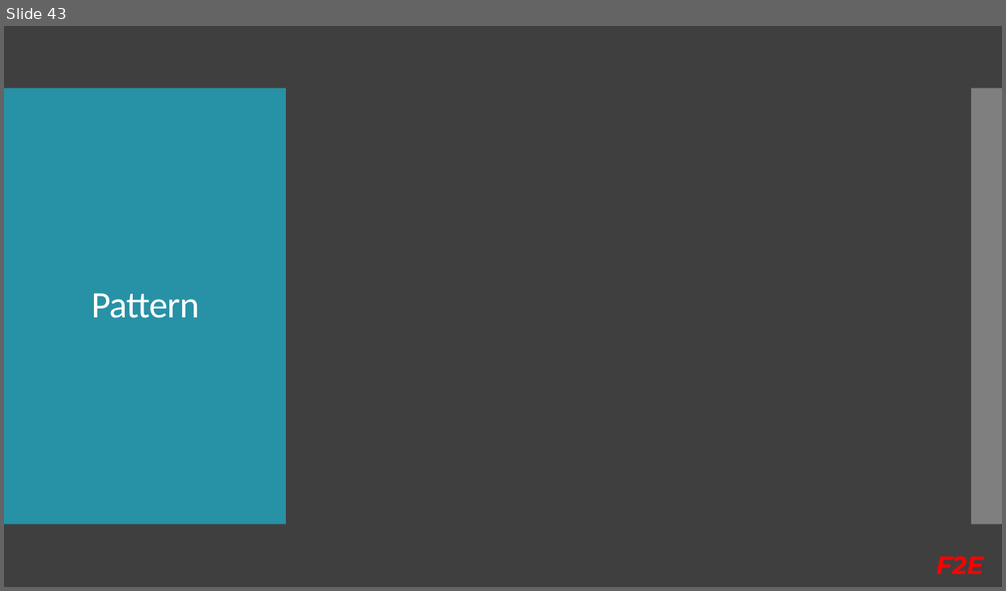
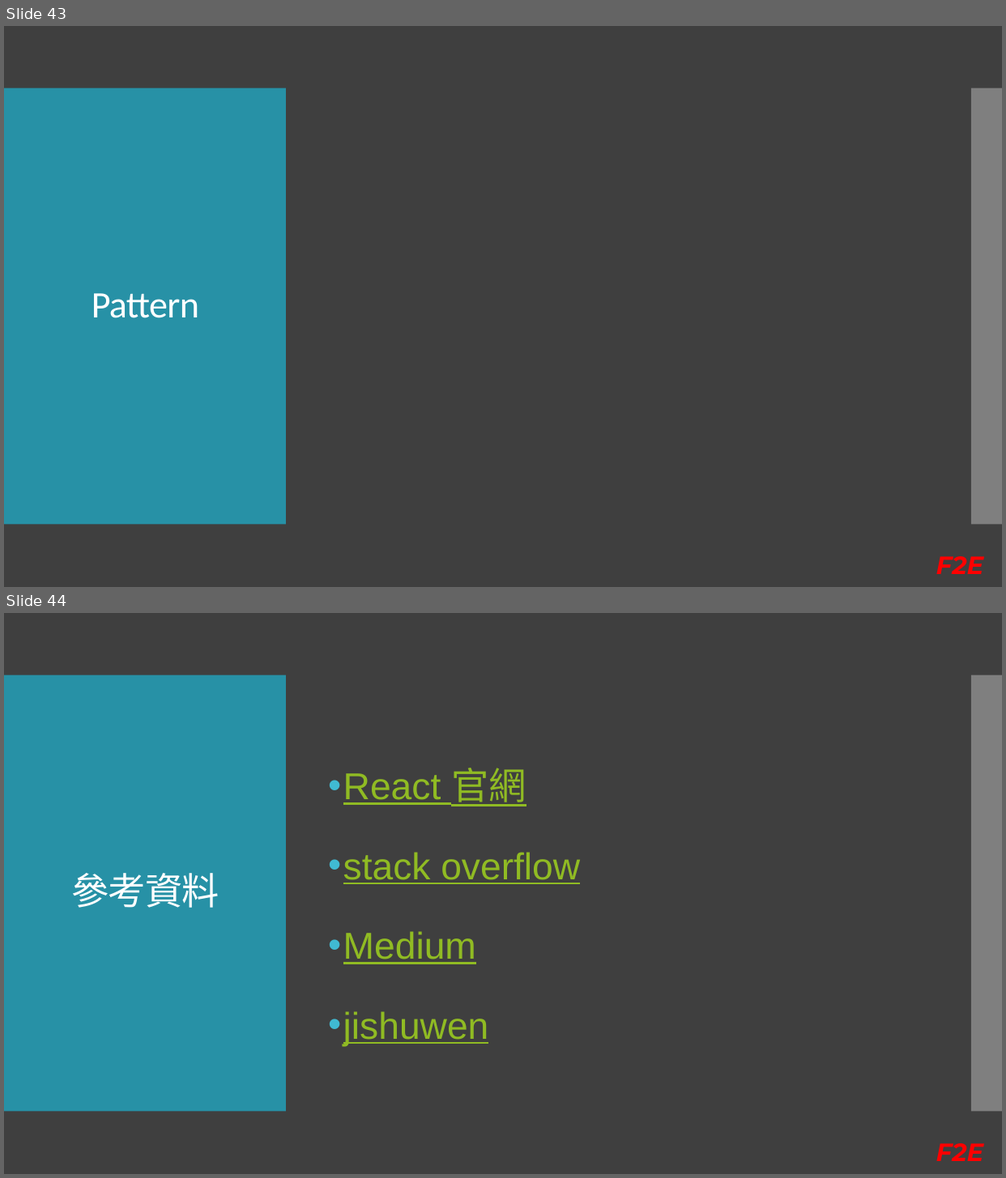
Before and after one commit to Kader-coder/React-Hooks, a slide deck: PPT/React Hooks &.pptx. Shown one above the other, each under a label of ours: slide 43 before the commit, slides 43 and 44 after it. The pictures are 1006x591 and 1006x1178 pixels, drawn with LibreOffice and Linux fonts; fonts in the diff are those of the drawing. Boxes give left, top, right and bottom in pixels: in the first picture for what was removed or moved away, otherwise in the second. Text is boxed around its words. In the diff, an @@ line names an element or a change of style, - is before the commit and + after.

```diff
--- a/PPT/React Hooks &.pptx
+++ b/PPT/React Hooks &.pptx
@@ slide 44 added at [4, 613, 1002, 1174], background #3F3F3F; not listed: 3 template elements that a slide beside it also shows @@
@@ text added at [343, 768, 580, 1046], 36 pt, text #90BB23, underline @@
+• React 官網
+• stack overflow
+• Medium
+• jishuwen
@@ title added at [71, 873, 219, 908], 36 pt, text #FFFFFF @@
+參考資料
```
Also in this commit, not shown: 1 slide changed, 1 other slide added.
